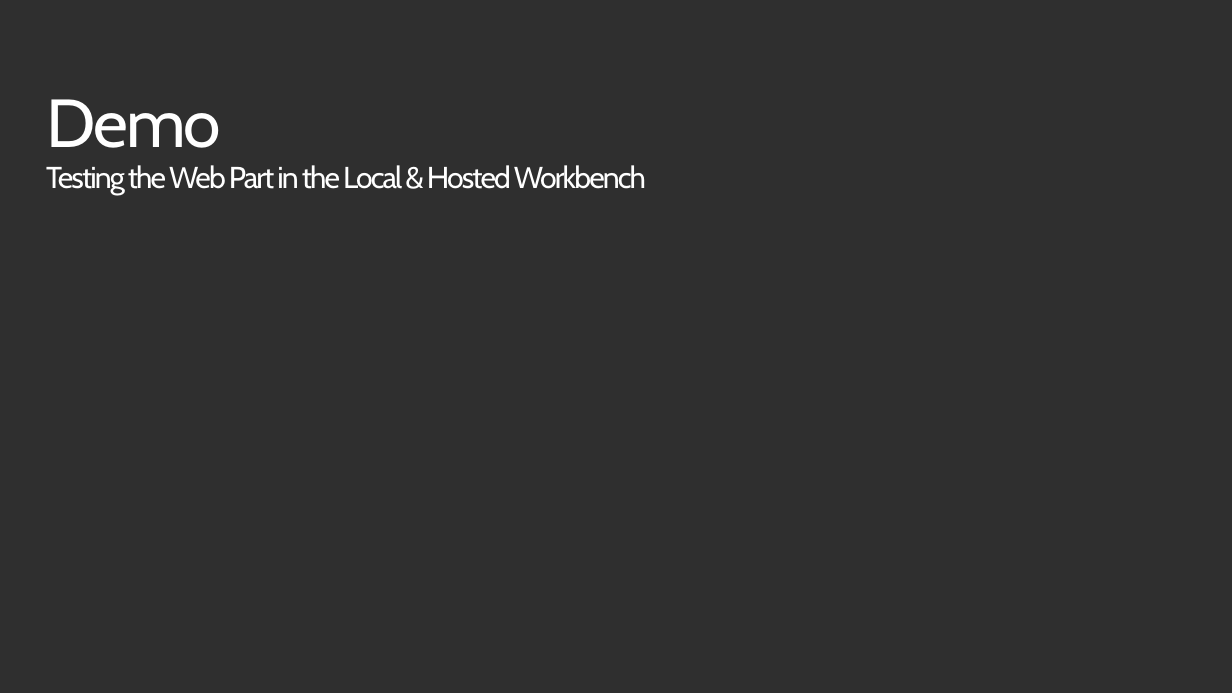
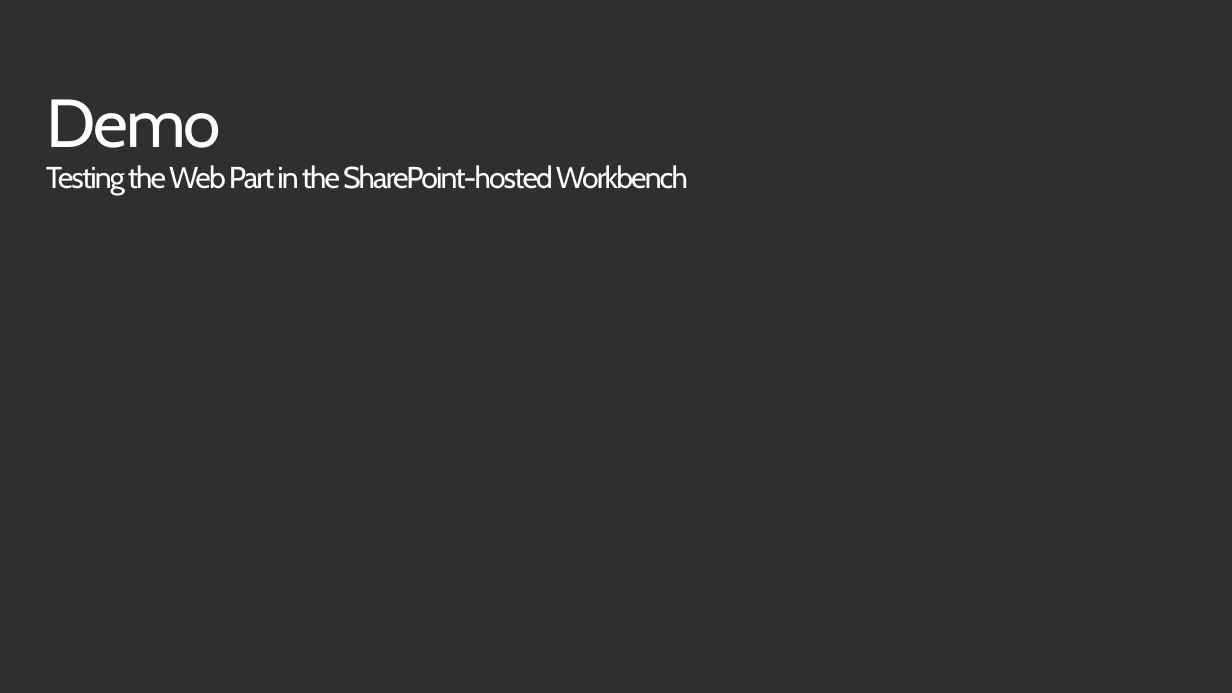
Before and after one commit to renahorton218/SharePoint-spfx-web-parts, a slide deck: slide 9 of 02-testing.pptx. Drawn at 1232x693 pixels with LibreOffice and Linux fonts; fonts in the diff are those of the drawing; background and template pictures are left out. Boxes give left, top, right and bottom in pixels: in the first picture for what was removed or moved away, otherwise in the second. Text is boxed around its words. In the diff, an @@ line names an element or a change of style, - is before the commit and + after.

```diff
--- a/02-testing.pptx
+++ b/02-testing.pptx
@@ title at (x1=46, y1=99, x2=688, y2=195): text changed @@
-Demo
-Testing the Web Part in the Local & Hosted Workbench
+Demo
+Testing the Web Part in the SharePoint-hosted Workbench
```
Also in this commit, not shown: 6 other slides changed.
